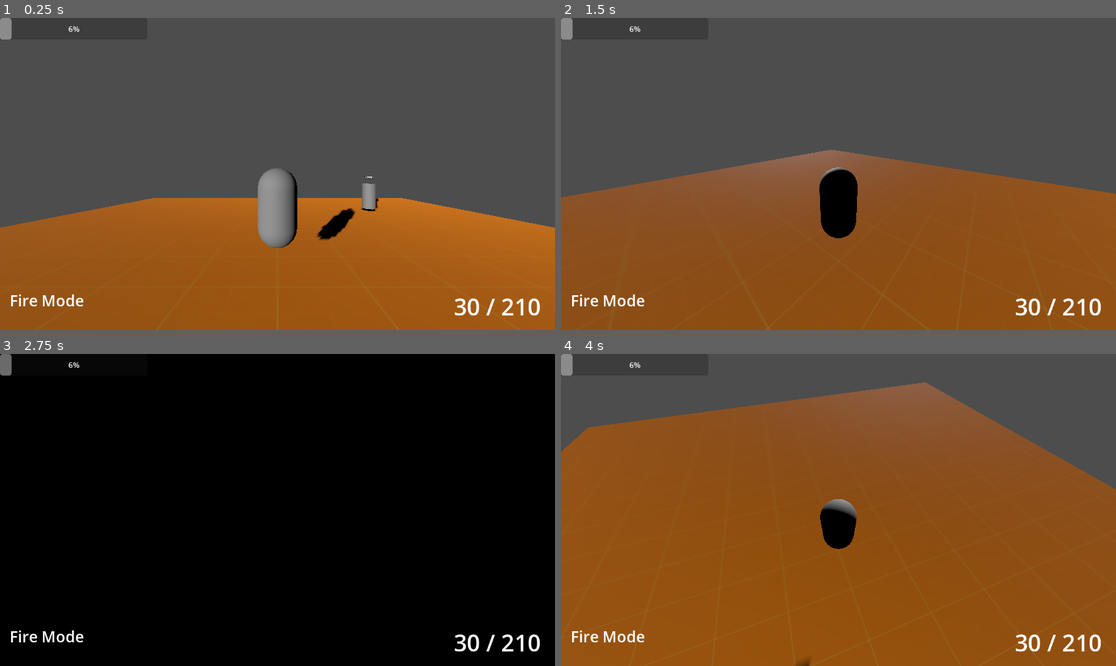
Above: before the commit, frames 1-4 (two rows, left to right).
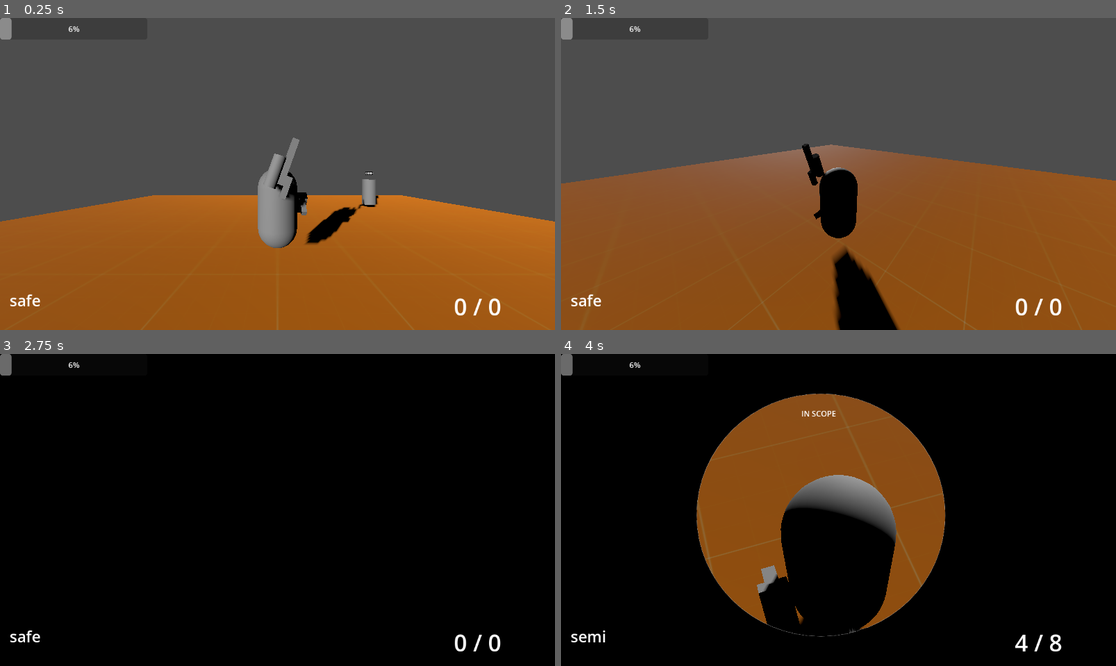
Above: after the commit, the same moments.

Repository: IndustrialDonut/CSGodot
Game: Godot game, scene res://Main.tscn
The game is run twice, just before and just after one commit, with the same random seed, the same clock (stepped at 60 frames per second) and the same inputs.
Inputs (mouse positions are in pixels of both pictures, inside the frame that each line leads up to):
- Up to frame 1 (0.25 s): no input
- Up to frame 2 (1.5 s): tap Enter (ui_accept) at 0.5, 0.77 s; move the mouse to (960, 158) at 0.52 s; hold D (right) 0.53-1.28 s; hold Ctrl (control) 0.53-1.28 s; move the mouse to (727, 189) at 1.27 s; hold S (backward) from 1.28 s (still down); tap Q (last_weapon) at 1.35 s
- Up to frame 3 (2.75 s): tap Enter (ui_accept) at 1.52 s; move the mouse to (333, 441) at 2.02 s; release S (backward) at 2.03 s; press the mouse at (333, 441) at 2.03 s; hold D (right) from 2.03 s (still down)
- Up to frame 4 (4 s): tap Enter (ui_accept) at 2.75, 3.02, 3.77 s; move the mouse to (810, 572) at 2.77 s; release D (right) at 2.78 s; release the mouse at (810, 572) at 2.78 s; hold W (forward) 2.78-3.53 s; tap 1 (primary) at 2.85 s; move the mouse to (1005, 556) at 3.52 s; hold A (left) from 3.53 s (still down); hold Right mouse button (rmb) from 3.53 s (still down)

The runs differ from the first frame. In frame 1, 2.7% of the frame differs, in the area x 0-100%, y 38-96%; in frame 2, 5.9%; in frame 3, 0.7%; in frame 4, 82%, in the area x 0-100%, y 0-100%.
Error before the commit: Parse Error: Could not resolve external class member "config". (res://Player.gd:15)

Commit message:
feat: USP-S placeholder with suppressor shooter placeholder

Diff:
--- a/components/Shooter.gd
+++ b/components/Shooter.gd
@@ -1,5 +1,5 @@
 extends Node3D
-
+class_name Shooter
 
 ## Different implementations for normal raycast, physical projectile,
 ## and shotgun bursts, and possibly knives..
@@ -9,18 +9,27 @@
 ## Collides with Areas!
 
 var ammo : ReloadMode
+var eff_sound
+var eff_light
+var map_emitter
+var emission_strength
+
+func _init(sound="", light="", emission_strength=100):
+	eff_light = sound
+	eff_light = light
+	self.emission_strength = emission_strength
+
 
 func shoot():
-	# fire hitscan or projectile
-
 	if ammo.can_shoot():
 		ammo.decrement_ammunition()
 
 		var collider = $RayCast3D.get_collider()
 		if collider:
 			collider.damage()
-			#print(collider)
-			#print("Dama")
-		# play sound effect
-		# play light effect
-		# emit position on minimap according to noise
+
+		#eff_sound.play()
+		#eff_light.play()
+
+		# For a fully suppressed shooter, emission strength = 0
+		#map_emitter.emit(emission_strength)
--- a/config/weapons_master_config.gd
+++ b/config/weapons_master_config.gd
@@ -5,34 +5,40 @@
 	"USP-S" : {
 		"slot_code": Enums.SECONDARY,
 		"firemode": FireMode.SEMI,
-		"special": SuppressedSpecial.new(FireMode.BURST),
+		"special": SuppressedSpecial.new(
+			Shooter.new(
+				"", # placeholder sound path
+				"", # placeholder light path
+				0, # set to 0 (ZERO) for emission strength, suppressor!!
+			)
+		),
+		"mass" : 2.0,
+		"model": "res://models/G18.tscn",
+		"magsize": 12,
+		"magmode": ReloadMode.MAGAZINE,
+	},
+	"G18" : {
+		"slot_code": Enums.SECONDARY,
+		"firemode": FireMode.SEMI,
+		"special": ToggleSpecial.new(FireMode.BURST),
 		"mass" : 1.5,
 		"model": "res://models/G18.tscn",
 		"magsize": 15,
 		"magmode": ReloadMode.MAGAZINE,
 	},
-	"G18" : {
-		"slot_code": Enums.SECONDARY,
-		"firemode": FireMode.SEMI,
-		"special": ToggleableSpecial.new(FireMode.BURST),
-		"mass" : 1.5,
-		"model": "res://models/G18.tscn",
-		"magsize": 15,
-		"magmode": ReloadMode.MAGAZINE,
-	},
-	"G18-P" : {
-		"slot_code": Enums.PRIMARY,
-		"firemode": FireMode.SEMI,
-		"special": NoSpecial.new(),
-		"mass" : 5,
-		"model": "res://models/G18.tscn",
-		"magsize": 4,
-		"magmode": ReloadMode.SINGLE,
-	},
+	#"G18-P" : {
+		#"slot_code": Enums.PRIMARY,
+		#"firemode": FireMode.SEMI,
+		#"special": NoSpecial.new(),
+		#"mass" : 5,
+		#"model": "res://models/G18.tscn",
+		#"magsize": 4,
+		#"magmode": ReloadMode.SINGLE,
+	#},
 	"AWP" : {
 		"slot_code": Enums.PRIMARY,
 		"firemode": FireMode.SEMI,
-		"special": ScopedSpecial.new(),
+		"special": ScopedSpecial.new(null), # build scope special W/ THE SCOPE
 		"mass" : 5,
 		"model": "res://models/AWP.tscn",
 		"magsize": 4,
